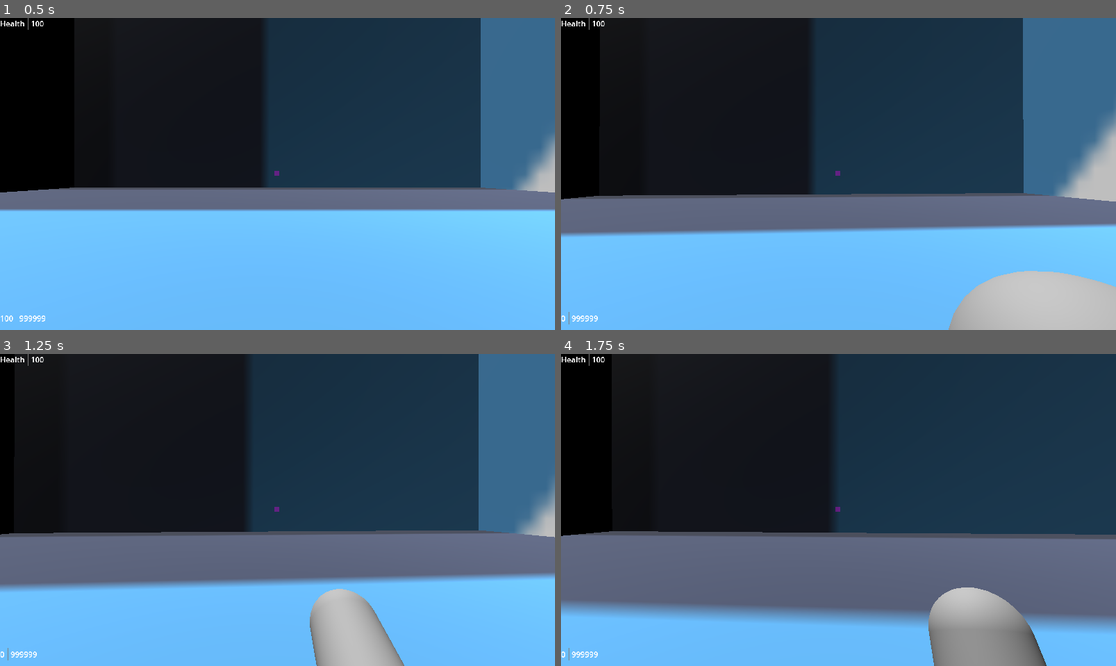
Above: before the commit, frames 1-4 (two rows, left to right).
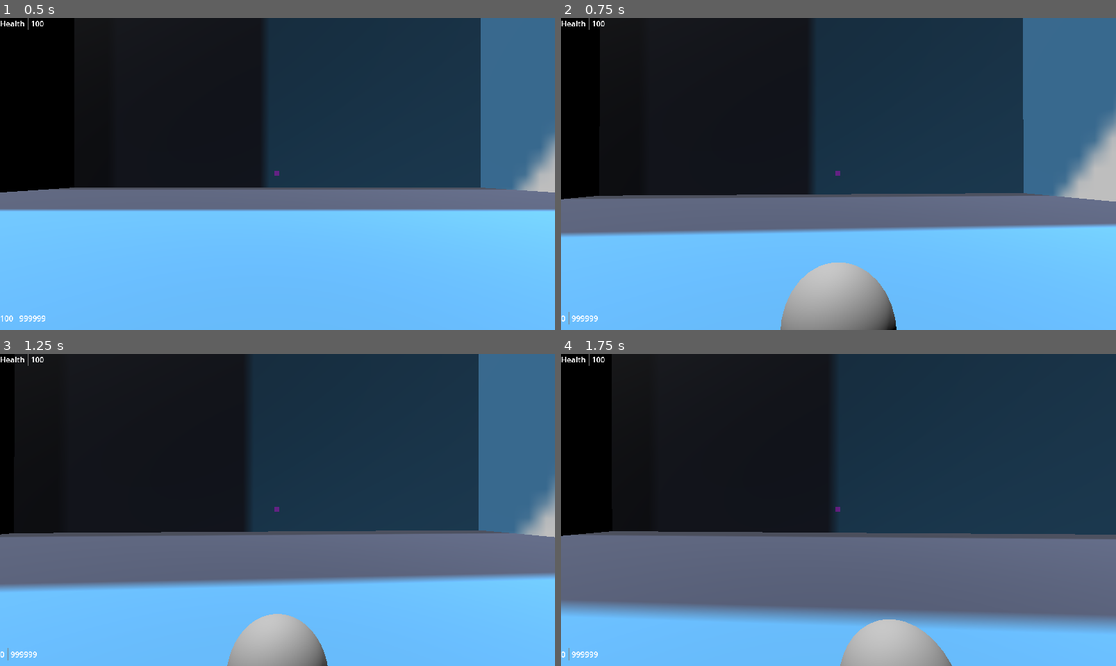
Above: after the commit, the same moments.

Repository: mabanana/FPS-Project-A
Game: Godot game, scene res://test_scene.tscn
The game is run twice, just before and just after one commit, with the same random seed, the same clock (stepped at 60 frames per second) and the same inputs. The engine's default icon, where the game draws it, is replaced by a stand-in: a white triangle on a blue panel in a dark square.
Inputs (mouse positions are in pixels of both pictures, inside the frame that each line leads up to):
- Up to frame 1 (0.5 s): no input
- Up to frame 2 (0.75 s): tap Enter (ui_accept) at 0.5 s; move the mouse to (866, 174) at 0.52 s; hold Up (ui_up) from 0.53 s (still down); hold Q (drop_equip) from 0.53 s (still down)
- Up to frame 3 (1.25 s): keep holding Up (ui_up); keep holding Q (drop_equip); tap Enter (ui_accept) at 0.77 s
- Up to frame 4 (1.75 s): keep holding Up (ui_up); move the mouse to (810, 510) at 1.27 s; release Q (drop_equip) at 1.28 s; tap Q (drop_equip) at 1.35 s; tap Enter (ui_accept) at 1.52 s

Frame 1 is identical in both runs. In frame 2, 8.3% of the frame differs, in the area x 39-100%, y 78-100%; in frame 3, 5.1%; in frame 4, 6.0%.

Commit message:
Fix throw vector bug

Diff:
--- a/gun_slot.gd
+++ b/gun_slot.gd
@@ -87,8 +87,9 @@
 	var new_dropped_gun: Interactable = dropped_gun.instantiate()
 	gun.reparent(new_dropped_gun)
 	new_dropped_gun.resource_node = gun
-	new_dropped_gun.position = character.position
-	var throw_vector = get_vector_points_towards_camera_direction(get_viewport().get_mouse_position(),THROW_FORCE)["end"]
+	var throw_vector_dict = get_vector_points_towards_camera_direction(get_viewport().get_mouse_position(),THROW_FORCE)
+	var throw_vector = throw_vector_dict["end"] - throw_vector_dict["origin"]
+	new_dropped_gun.position = character.position + throw_vector.normalized()
 	new_dropped_gun.apply_central_impulse(throw_vector)
 	print("Gun Slot: ", gun.name, " has been dropped.")
 	gun = null
